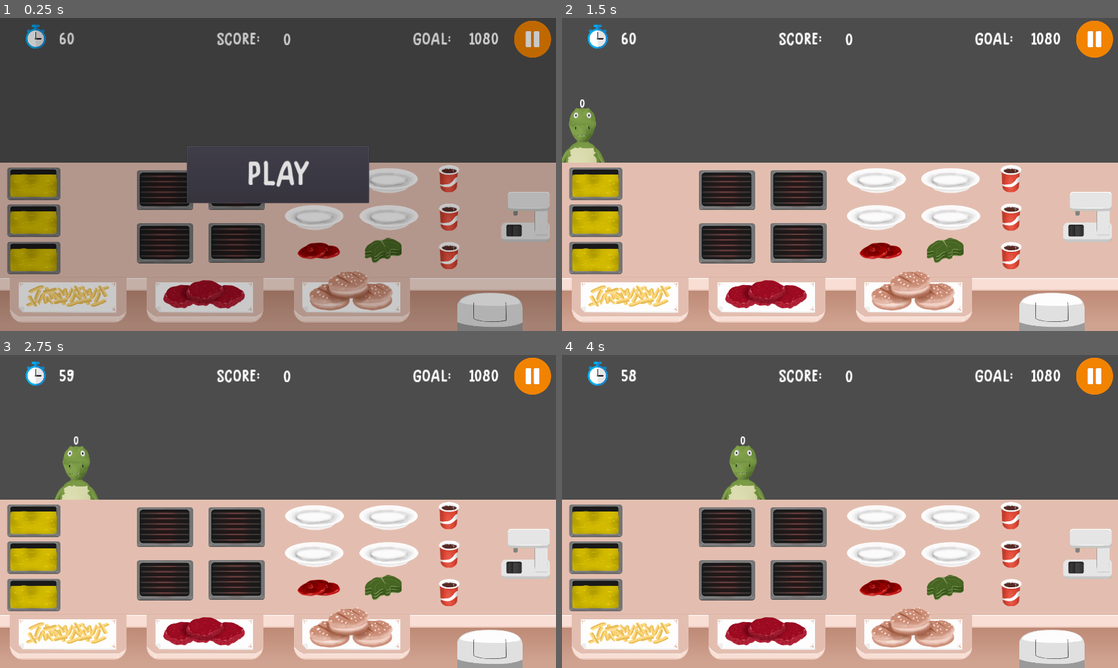
Above: before the commit, frames 1-4 (two rows, left to right).
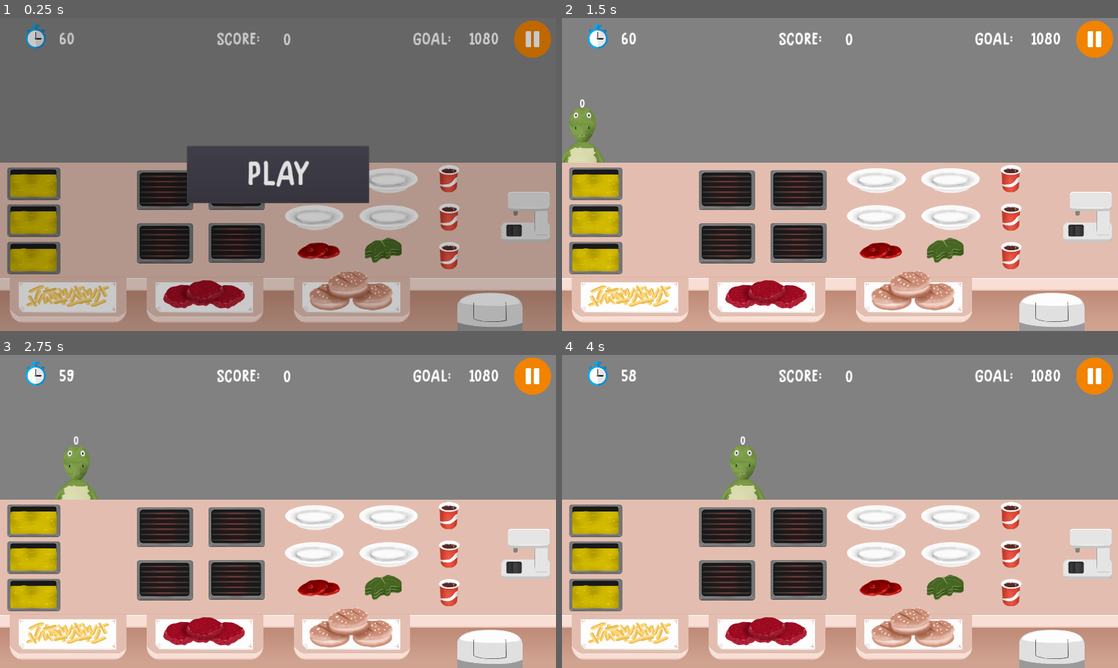
Above: after the commit, the same moments.

Repository: samuelpedrajas/MyVeganRestaurant
Game: Godot game, scene res://Scenes/Kitchen.tscn
Two runs of this game, one before a commit and one after it. Both use one fixed random seed, a clock stepped at 60 frames per second and the inputs below.
Inputs (mouse positions are in pixels of both pictures, inside the frame that each line leads up to):
- Up to frame 1 (0.25 s): no input
- Up to frame 2 (1.5 s): click "PLAY" at 0.5 s; click (1095, 39) at 1.25 s
- Up to frame 3 (2.75 s): tap Enter at 2 s
- Up to frame 4 (4 s): no input

The runs differ from the first frame. In frame 1, 43% of the frame differs, in the area x 0-100%, y 0-47%; in frame 2, 44%; in frame 3, 44%; in frame 4, 44%.

Commit message:
scenes

Diff:
--- a/Scenes/Kitchen.tscn
+++ b/Scenes/Kitchen.tscn
@@ -95,6 +95,14 @@
 "_edit_use_anchors_": false
 }
 
+[node name="Bg" type="ColorRect" parent="."]
+anchor_right = 1.0
+anchor_bottom = 1.0
+color = Color( 0.509804, 0.509804, 0.509804, 1 )
+__meta__ = {
+"_edit_use_anchors_": false
+}
+
 [node name="Menu" type="Node2D" parent="."]
 visible = false
 script = ExtResource( 11 )
--- /dev/null
+++ b/Scenes/KitchenSelection.tscn
@@ -0,0 +1,46 @@
+[gd_scene load_steps=2 format=2]
+
+[ext_resource path="res://Fonts/Button.tres" type="DynamicFont" id=1]
+
+[node name="KitchenSelection" type="Control"]
+anchor_right = 1.0
+anchor_bottom = 1.0
+__meta__ = {
+"_edit_use_anchors_": false
+}
+
+[node name="Bg" type="ColorRect" parent="."]
+anchor_right = 1.0
+anchor_bottom = 1.0
+color = Color( 0.509804, 0.509804, 0.509804, 1 )
+__meta__ = {
+"_edit_use_anchors_": false
+}
+
+[node name="Kitchens" type="VBoxContainer" parent="."]
+anchor_right = 1.0
+anchor_bottom = 1.0
+margin_left = 575.0
+margin_top = 202.0
+margin_right = -575.0
+margin_bottom = -202.0
+custom_constants/separation = 30
+__meta__ = {
+"_edit_use_anchors_": false
+}
+
+[node name="FastFood" type="Button" parent="Kitchens"]
+margin_right = 770.0
+margin_bottom = 120.0
+rect_min_size = Vector2( 0, 120 )
+custom_fonts/font = ExtResource( 1 )
+text = "Fast Food"
+
+[node name="FoodTrack" type="Button" parent="Kitchens"]
+margin_top = 150.0
+margin_right = 770.0
+margin_bottom = 270.0
+rect_min_size = Vector2( 0, 120 )
+custom_fonts/font = ExtResource( 1 )
+disabled = true
+text = "Food Track"
--- /dev/null
+++ b/Scenes/KitchenUpgrades.tscn
@@ -0,0 +1,144 @@
+[gd_scene load_steps=3 format=2]
+
+[ext_resource path="res://Fonts/Button.tres" type="DynamicFont" id=1]
+[ext_resource path="res://icon.png" type="Texture" id=2]
+
+[node name="KitchenUpgrades" type="Control"]
+anchor_right = 1.0
+anchor_bottom = 1.0
+__meta__ = {
+"_edit_use_anchors_": false
+}
+
+[node name="Bg" type="ColorRect" parent="."]
+anchor_right = 1.0
+anchor_bottom = 1.0
+color = Color( 0.509804, 0.509804, 0.509804, 1 )
+
+[node name="UpgradeGrid" type="GridContainer" parent="."]
+anchor_right = 1.0
+anchor_bottom = 1.0
+margin_left = 415.0
+margin_top = 70.0
+margin_right = -415.0
+margin_bottom = -200.0
+custom_constants/vseparation = 30
+custom_constants/hseparation = 30
+columns = 4
+__meta__ = {
+"_edit_use_anchors_": false
+}
+
+[node name="Item1" type="Button" parent="UpgradeGrid"]
+margin_right = 250.0
+margin_bottom = 250.0
+rect_min_size = Vector2( 250, 250 )
+icon = ExtResource( 2 )
+expand_icon = true
+
+[node name="Item2" type="Button" parent="UpgradeGrid"]
+margin_left = 280.0
+margin_right = 530.0
+margin_bottom = 250.0
+rect_min_size = Vector2( 250, 250 )
+icon = ExtResource( 2 )
+expand_icon = true
+
+[node name="Item3" type="Button" parent="UpgradeGrid"]
+margin_left = 560.0
+margin_right = 810.0
+margin_bottom = 250.0
+rect_min_size = Vector2( 250, 250 )
+icon = ExtResource( 2 )
+expand_icon = true
+
+[node name="Item4" type="Button" parent="UpgradeGrid"]
+margin_left = 840.0
+margin_right = 1090.0
+margin_bottom = 250.0
+rect_min_size = Vector2( 250, 250 )
+icon = ExtResource( 2 )
+expand_icon = true
+
+[node name="Item5" type="Button" parent="UpgradeGrid"]
+margin_top = 280.0
+margin_right = 250.0
+margin_bottom = 530.0
+rect_min_size = Vector2( 250, 250 )
+icon = ExtResource( 2 )
+expand_icon = true
+
+[node name="Item6" type="Button" parent="UpgradeGrid"]
+margin_left = 280.0
+margin_top = 280.0
+margin_right = 530.0
+margin_bottom = 530.0
+rect_min_size = Vector2( 250, 250 )
+icon = ExtResource( 2 )
+expand_icon = true
+
+[node name="Item7" type="Button" parent="UpgradeGrid"]
+margin_left = 560.0
+margin_top = 280.0
+margin_right = 810.0
+margin_bottom = 530.0
+rect_min_size = Vector2( 250, 250 )
+icon = ExtResource( 2 )
+expand_icon = true
+
+[node name="Item8" type="Button" parent="UpgradeGrid"]
+margin_left = 840.0
+margin_top = 280.0
+margin_right = 1090.0
+margin_bottom = 530.0
+rect_min_size = Vector2( 250, 250 )
+icon = ExtResource( 2 )
+expand_icon = true
+
+[node name="Item9" type="Button" parent="UpgradeGrid"]
+margin_top = 560.0
+margin_right = 250.0
+margin_bottom = 810.0
+rect_min_size = Vector2( 250, 250 )
+icon = ExtResource( 2 )
+expand_icon = true
+
+[node name="Item10" type="Button" parent="UpgradeGrid"]
+margin_left = 280.0
+margin_top = 560.0
+margin_right = 530.0
+margin_bottom = 810.0
+rect_min_size = Vector2( 250, 250 )
+icon = ExtResource( 2 )
+expand_icon = true
+
+[node name="Item11" type="Button" parent="UpgradeGrid"]
+margin_left = 560.0
+margin_top = 560.0
+margin_right = 810.0
+margin_bottom = 810.0
+rect_min_size = Vector2( 250, 250 )
+icon = ExtResource( 2 )
+expand_icon = true
+
+[node name="Item12" type="Button" parent="UpgradeGrid"]
+margin_left = 840.0
+margin_top = 560.0
+margin_right = 1090.0
+margin_bottom = 810.0
+rect_min_size = Vector2( 250, 250 )
+icon = ExtResource( 2 )
+expand_icon = true
+
+[node name="Back" type="Button" parent="."]
+anchor_left = 0.5
+anchor_top = 1.0
+anchor_right = 0.5
+anchor_bottom = 1.0
+margin_left = -385.0
+margin_top = -170.0
+margin_right = 385.0
+margin_bottom = -50.0
+rect_min_size = Vector2( 0, 120 )
+custom_fonts/font = ExtResource( 1 )
+text = "BACK"
--- /dev/null
+++ b/Scenes/LevelSelection.tscn
@@ -0,0 +1,49 @@
+[gd_scene load_steps=2 format=2]
+
+[ext_resource path="res://Fonts/Button.tres" type="DynamicFont" id=1]
+
+[node name="LevelSelection" type="Control"]
+anchor_right = 1.0
+anchor_bottom = 1.0
+__meta__ = {
+"_edit_use_anchors_": false
+}
+
+[node name="Bg" type="ColorRect" parent="."]
+anchor_right = 1.0
+anchor_bottom = 1.0
+color = Color( 0.509804, 0.509804, 0.509804, 1 )
+
+[node name="Levels" type="VBoxContainer" parent="."]
+anchor_right = 1.0
+anchor_bottom = 1.0
+margin_left = 575.0
+margin_top = 202.0
+margin_right = -575.0
+margin_bottom = -202.0
+__meta__ = {
+"_edit_use_anchors_": false
+}
+
+[node name="Level1" type="Button" parent="Levels"]
+margin_right = 770.0
+margin_bottom = 120.0
+rect_min_size = Vector2( 0, 120 )
+custom_fonts/font = ExtResource( 1 )
+text = "Level 1"
+
+[node name="Back" type="Button" parent="."]
+anchor_left = 0.5
+anchor_top = 1.0
+anchor_right = 0.5
+anchor_bottom = 1.0
+margin_left = -385.0
+margin_top = -170.0
+margin_right = 385.0
+margin_bottom = -50.0
+rect_min_size = Vector2( 0, 120 )
+custom_fonts/font = ExtResource( 1 )
+text = "BACK"
+__meta__ = {
+"_edit_use_anchors_": false
+}
